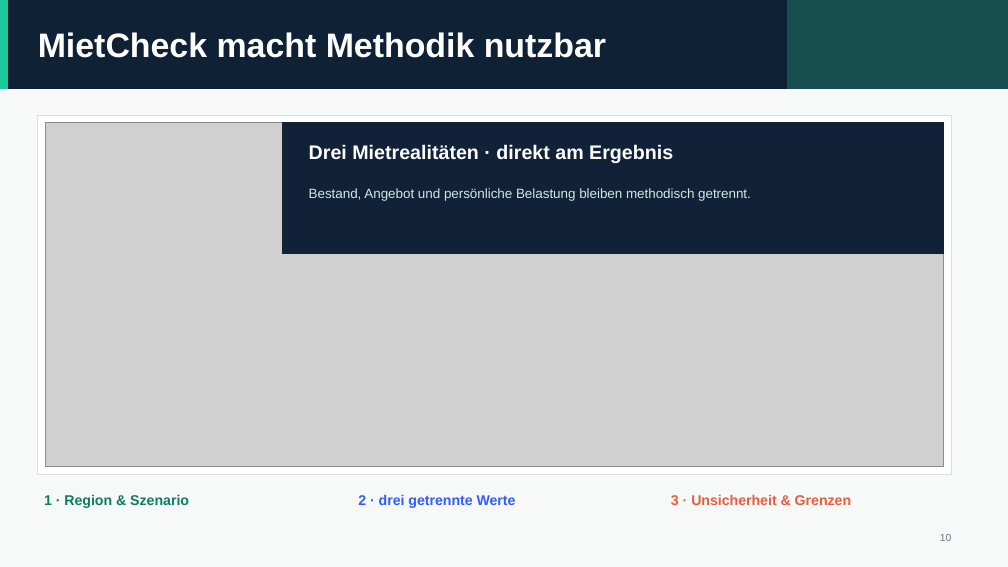
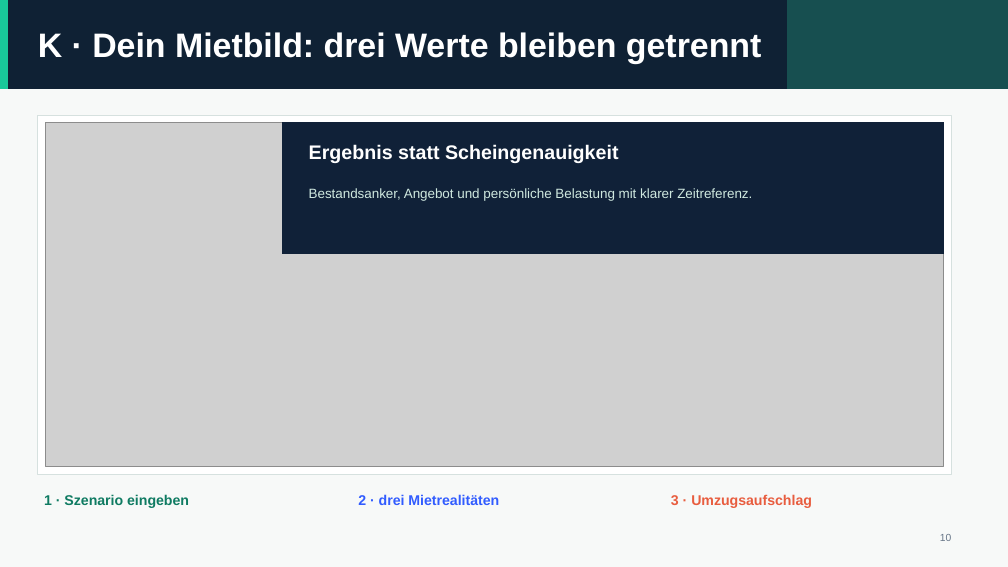
Before and after one commit to neleknaak-31/MietCheck, a slide deck: slide 10 of deliverables/MietCheck_Praesentation.pptx. Drawn at 1008x567 pixels with LibreOffice and Linux fonts; fonts in the diff are those of the drawing; grey boxes stand for pictures. Boxes give left, top, right and bottom in pixels: in the first picture for what was removed or moved away, otherwise in the second. Text is boxed around its words. In the diff, an @@ line names an element or a change of style, - is before the commit and + after.

```diff
--- a/deliverables/MietCheck_Praesentation.pptx
+++ b/deliverables/MietCheck_Praesentation.pptx
@@ text at (x1=38, y1=32, x2=762, y2=64): text changed @@
-MietCheck macht Methodik nutzbar
+K · Dein Mietbild: drei Werte bleiben getrennt
@@ text at (x1=309, y1=144, x2=618, y2=163): text changed @@
-Drei Mietrealitäten · direkt am Ergebnis
+Ergebnis statt Scheingenauigkeit
@@ text at (x1=309, y1=188, x2=752, y2=201): text changed @@
-Bestand, Angebot und persönliche Belastung bleiben methodisch getrennt.
+Bestandsanker, Angebot und persönliche Belastung mit klarer Zeitreferenz.
@@ text at (x1=44, y1=494, x2=189, y2=508): text changed @@
-1 · Region & Szenario
+1 · Szenario eingeben
@@ text at (x1=358, y1=494, x2=499, y2=505): text changed @@
-2 · drei getrennte Werte
+2 · drei Mietrealitäten
@@ text at (x1=671, y1=494, x2=812, y2=508): text changed @@
-3 · Unsicherheit & Grenzen
+3 · Umzugsaufschlag
```
Also in this commit, not shown: 10 other slides changed, 4 slides added, 3 slides removed, 35 other files.
